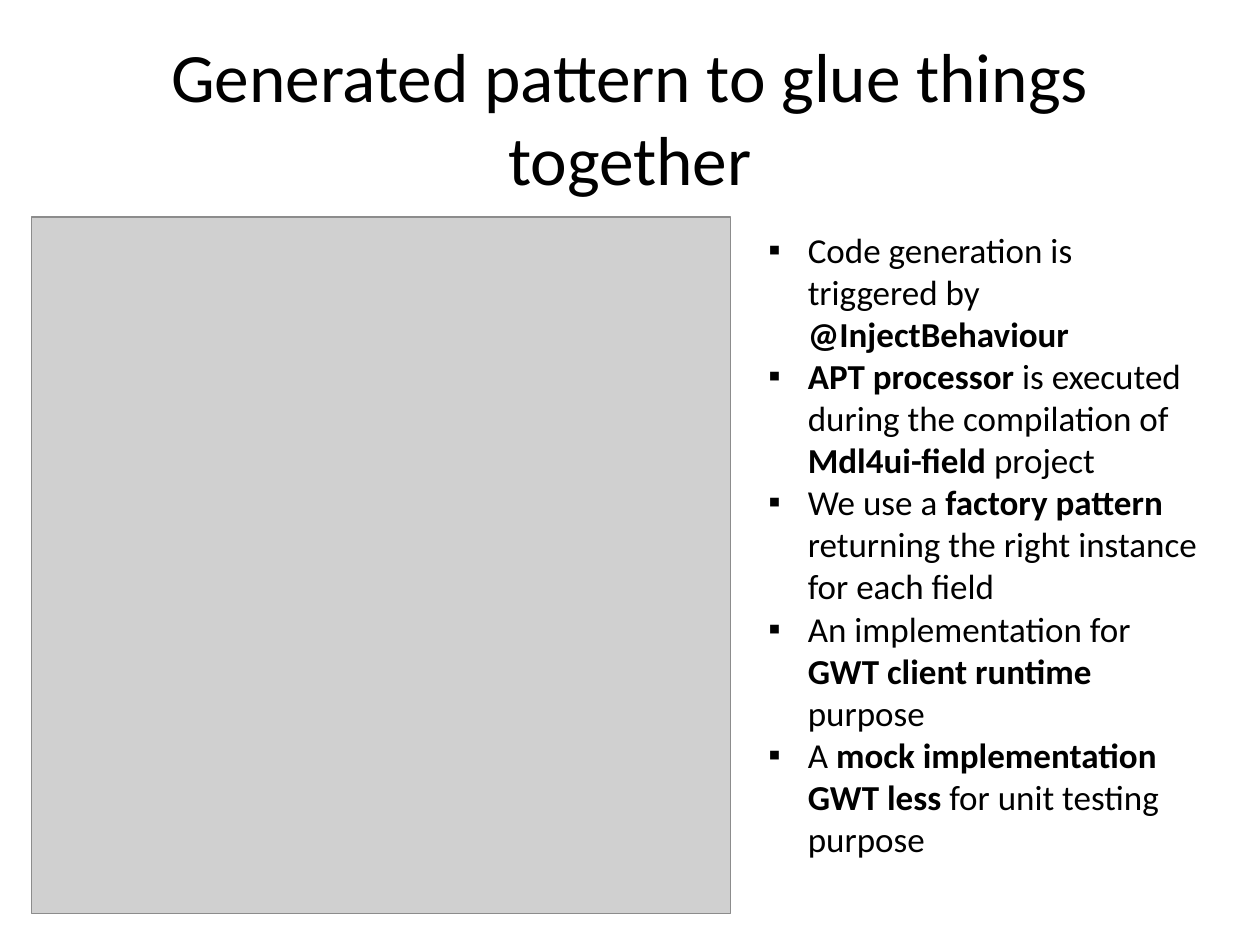
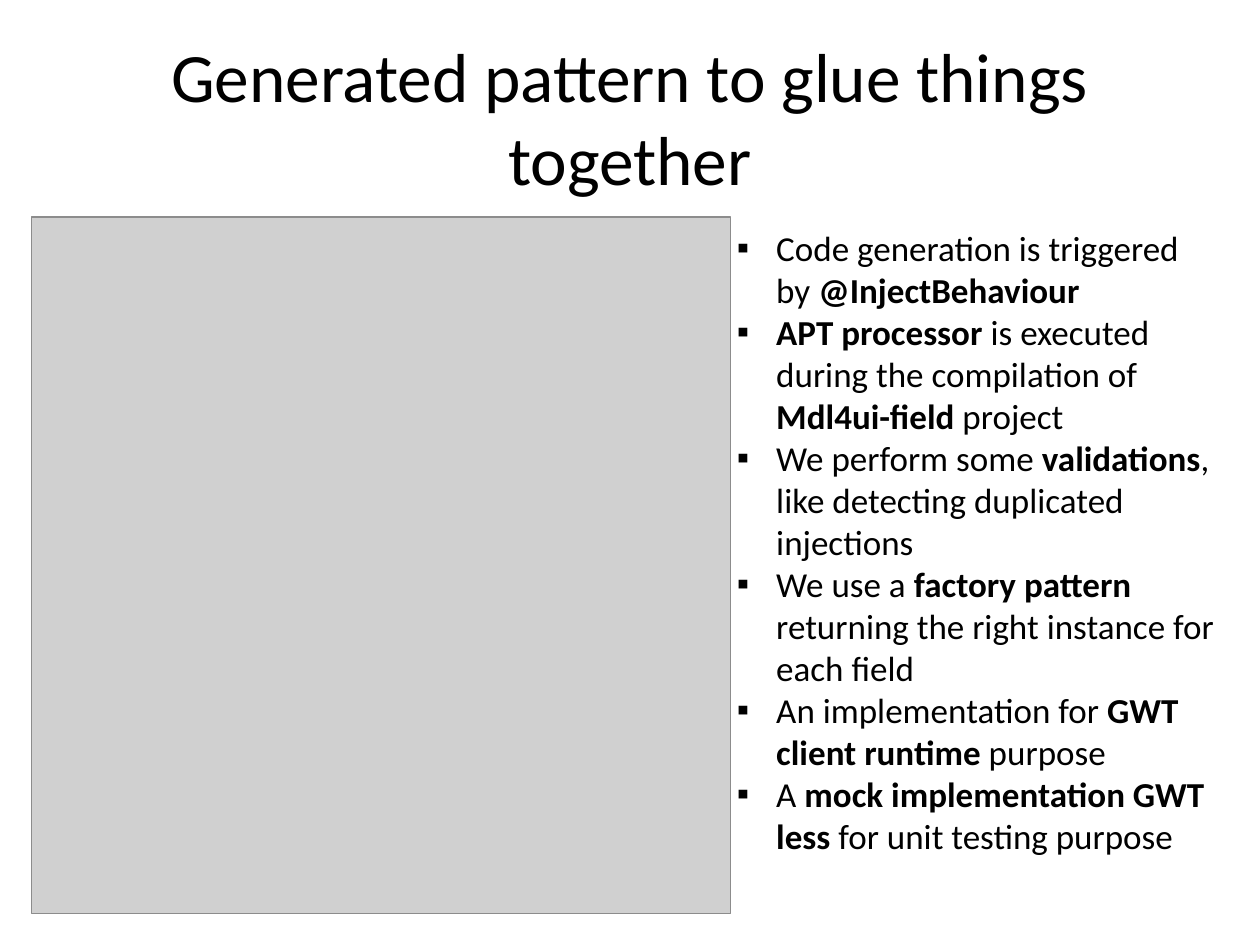
Before and after one commit to lesfurets/mdl4ui, a slide deck: slide 46 of mdl4ui-docs/mdl4ui_cg2013.pptx (slide 47 before the commit). Drawn at 1260x945 pixels with LibreOffice and Linux fonts; fonts in the diff are those of the drawing; grey boxes stand for pictures; background and template pictures are left out. Boxes give left, top, right and bottom in pixels: in the first picture for what was removed or moved away, otherwise in the second. Text is boxed around its words. In the diff, an @@ line names an element or a change of style, - is before the commit and + after.

```diff
--- a/mdl4ui-docs/mdl4ui_cg2013.pptx
+++ b/mdl4ui-docs/mdl4ui_cg2013.pptx
@@ text "Code generation is triggered by ...": place and size @@
-text "Code generation is triggered by ..." at (808, 238, 1196, 858)
+text "Code generation is triggered by ..." at (776, 236, 1214, 855)
@@ text at (776, 446, 1209, 561): paragraph added @@
+▪ We perform some validations, like detecting duplicated injections
```
Also in this commit, not shown: 10 other slides changed, 1 slide added, 1 slide removed, 3 other files.
